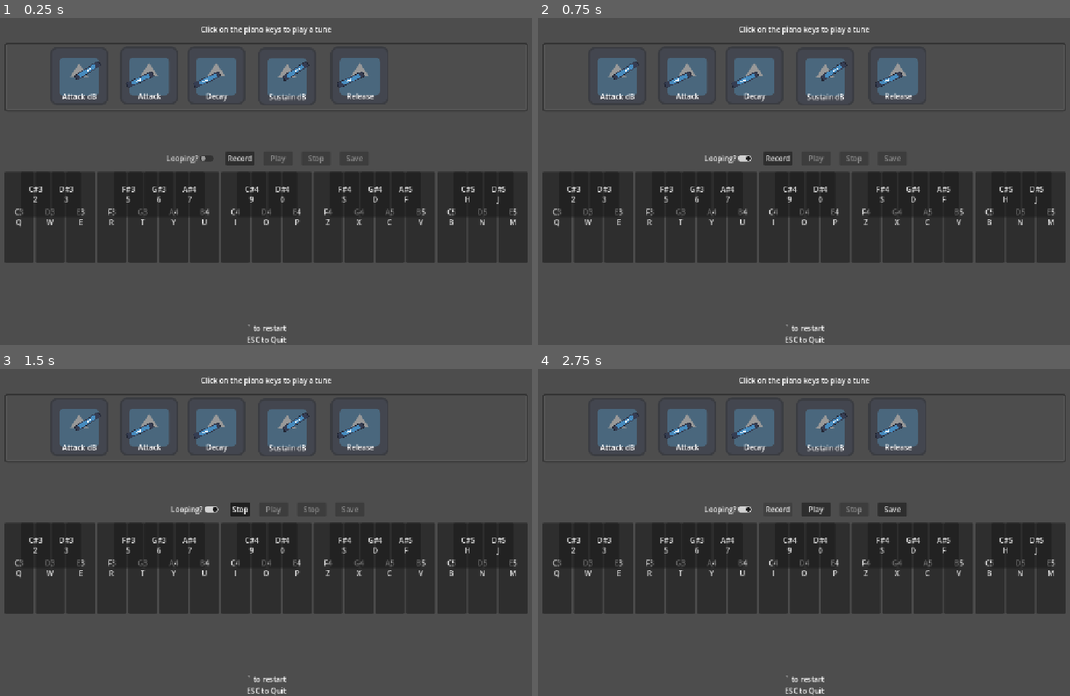
Above: before the commit, frames 1-4 (two rows, left to right).
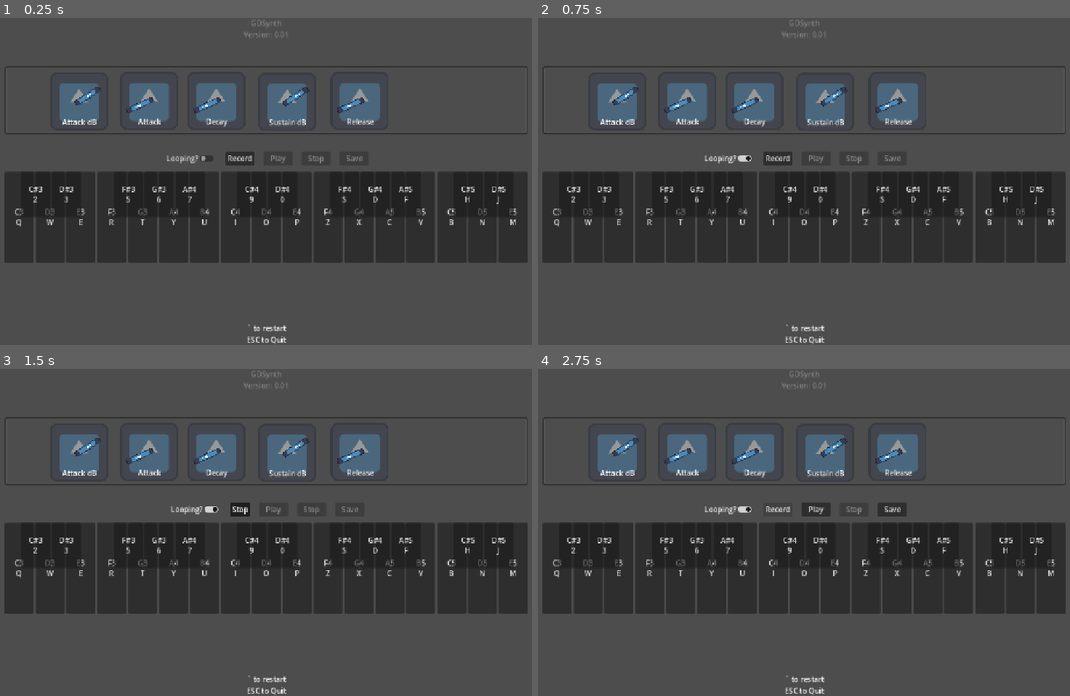
Above: after the commit, the same moments.

Repository: BaconEggsRL/GDSynth
Game: Godot game, scene res://main.tscn
The game is run twice, just before and just after one commit, with the same random seed, the same clock (stepped at 60 frames per second) and the same inputs. The engine's default icon, where the game draws it, is replaced by a stand-in: a white triangle on a blue panel in a dark square.
Inputs:
- Up to frame 1 (0.25 s): no input
- Up to frame 2 (0.75 s): click "Looping?" at 0.5 s
- Up to frame 3 (1.5 s): click "Record" at 1.25 s
- Up to frame 4 (2.75 s): click "Stop" at 2 s

The runs differ from the first frame. In frame 1, 7.7% of the frame differs, in the area x 0-100%, y 0-36%; in frame 2, 7.7%; in frame 3, 7.7%; in frame 4, 7.7%.

Commit message:
asdasd

Diff:
--- a/main.gd
+++ b/main.gd
@@ -30,7 +30,7 @@
 @export var stop_btn:Button
 
 @export var save_btn:Button
-@export var status:Label
+@export var save_status:Label
 var save_dir:String = "user://"
 
 var record_test = "Record"
@@ -301,7 +301,7 @@
 		save_btn.disabled = true
 		var save_path = save_dir + "test.wav"
 		recording.save_to_wav(save_path)
-		status.text = "Saved WAV file to: \"%s\"\n(%s)" % [save_path, ProjectSettings.globalize_path(save_path)]
+		save_status.text = "Saved WAV file to: \"%s\"\n(%s)" % [save_path, ProjectSettings.globalize_path(save_path)]
 		await get_tree().create_timer(1.0).timeout
 		print("WAIWDOIAJSDASDASDASD")
 		save_btn.disabled = false
--- a/main.tscn
+++ b/main.tscn
@@ -22,14 +22,14 @@
 corner_radius_bottom_right = 4
 corner_radius_bottom_left = 4
 
-[node name="main" type="Node" node_paths=PackedStringArray("looping_btn", "record_btn", "play_btn", "stop_btn", "save_btn", "status", "peak_knob", "attack_knob", "dec …(144 unchanged characters)…
+[node name="main" type="Node" node_paths=PackedStringArray("looping_btn", "record_btn", "play_btn", "stop_btn", "save_btn", "save_status", "peak_knob", "attack_knob", "dec …(144 unchanged characters)…
 script = ExtResource("1_ig7tw")
 looping_btn = NodePath("Control/ControlBtns/MarginContainer/VBoxContainer/record/looping")
 record_btn = NodePath("Control/ControlBtns/MarginContainer/VBoxContainer/record/record")
 play_btn = NodePath("Control/ControlBtns/MarginContainer/VBoxContainer/record/play")
 stop_btn = NodePath("Control/ControlBtns/MarginContainer/VBoxContainer/record/stop")
 save_btn = NodePath("Control/ControlBtns/MarginContainer/VBoxContainer/record/save")
-status = NodePath("Control/VBoxContainer/Status")
+save_status = NodePath("Control/VBoxContainer/SaveStatus")
 peak_knob = NodePath("Knobs/peak_knob")
 attack_knob = NodePath("Knobs/attack_knob")
 decay_knob = NodePath("Knobs/decay_knob")
@@ -72,11 +72,18 @@
 offset_bottom = 40.0
 grow_horizontal = 2
 
-[node name="Status" type="Label" parent="Control/VBoxContainer"]
+[node name="VersionInfo" type="Label" parent="Control/VBoxContainer"]
+self_modulate = Color(1, 1, 1, 0.294118)
+layout_mode = 2
+text = "GDSynth
+Version: 0.01"
+horizontal_alignment = 1
+vertical_alignment = 1
+
+[node name="SaveStatus" type="Label" parent="Control/VBoxContainer"]
 custom_minimum_size = Vector2(32, 50)
 layout_mode = 2
 size_flags_horizontal = 4
-text = "Click on the piano keys to play a tune"
 horizontal_alignment = 1
 vertical_alignment = 1
 
@@ -226,9 +233,9 @@
 anchor_top = 1.0
 anchor_right = 0.5
 anchor_bottom = 1.0
-offset_left = -43.5
+offset_left = -143.5
 offset_top = -49.0
-offset_right = 43.5
+offset_right = 143.5
 grow_horizontal = 2
 grow_vertical = 0
 text = "` to restart
@@ -236,6 +243,7 @@
 horizontal_alignment = 1
 
 [node name="Knobs" type="Node2D" parent="."]
+position = Vector2(0, 56.025)
 
 [node name="peak_knob" parent="Knobs" instance=ExtResource("2_0xm2m")]
 position = Vector2(228, 127)
Not shown, changed: export_presets.cfg
